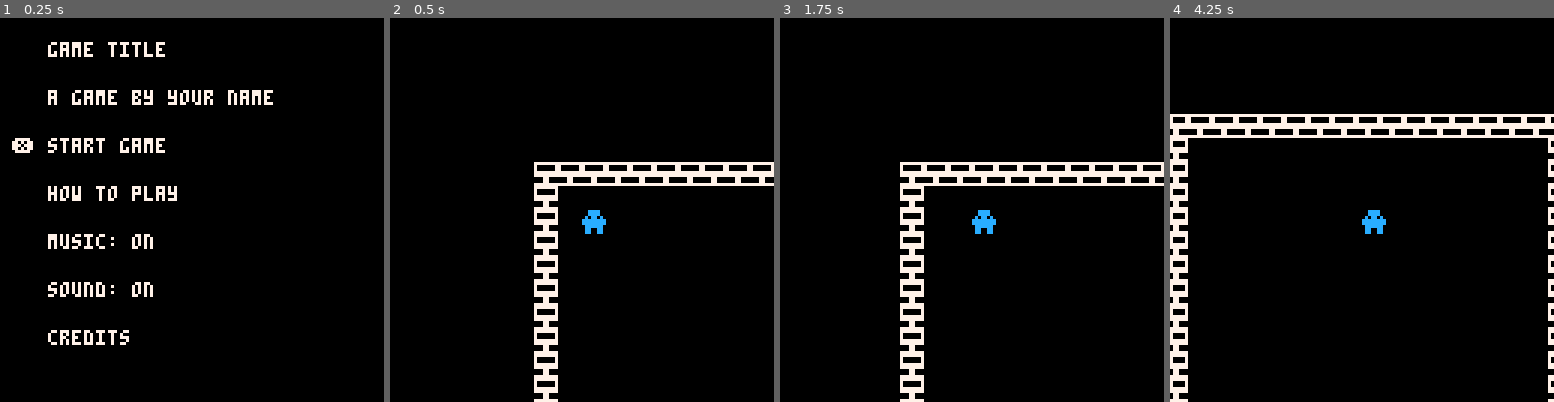
Above: before the commit, frames 1-4 (left to right).
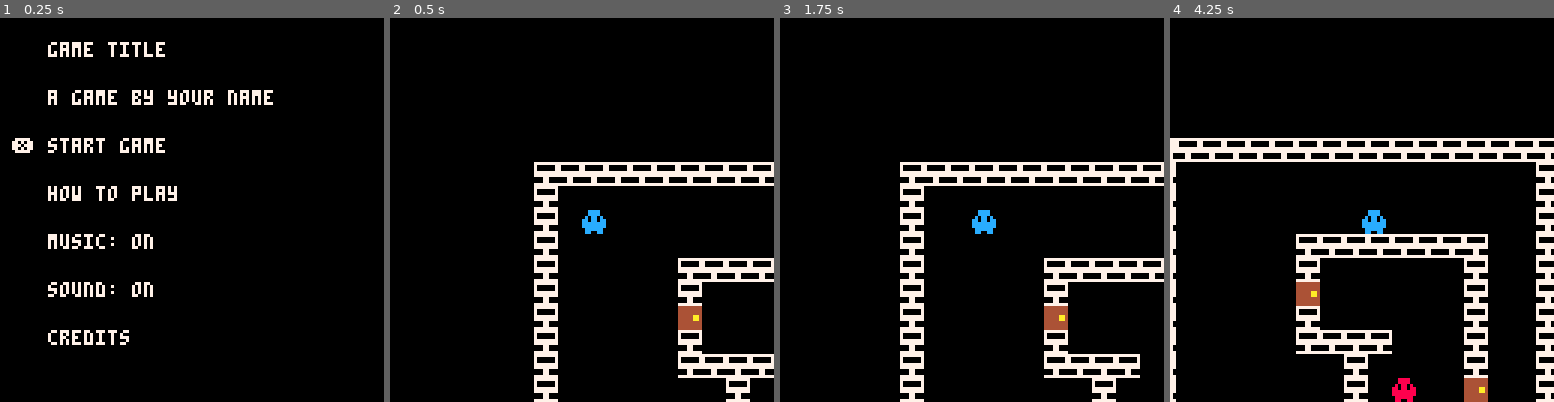
Above: after the commit, the same moments.

Repository: armstrongch/TurdTemplatePico8
Game: PICO-8 cartridge turd_template.p8
The game is run twice, just before and just after one commit, with the same random seed, the same clock (stepped at 60 frames per second) and the same inputs.
Inputs:
- Up to frame 1 (0.25 s): no input
- Up to frame 2 (0.5 s): tap X (X key) at 0.33 s
- Up to frame 3 (1.75 s): tap X (X key) at 1.07 s; hold Right from 1.6 s (still down)
- Up to frame 4 (4.25 s): tap X (X key) at 1.85, 2.97, 4.08 s; release Right at 2.1 s; hold Up 2.15-2.42 s; hold Right 2.47-3.03 s; hold Left 3.08-3.58 s; hold Down 3.63-3.97 s; hold Right from 4.02 s (still down)

Frame 1 is identical in both runs. In frame 2, 3.1% of the frame differs, in the area x 50-100%, y 52-100%; in frame 3, 3.4%; in frame 4, 17%, in the area x 0-100%, y 25-100%.

Commit message:
added dialogue and doors

Diff:
--- /dev/null
+++ b/dialogue.lua
@@ -0,0 +1,103 @@
+selected_conversation = -1
+selected_response_index = 1
+
+function show_game_state()
+	state = "playgame"
+end
+
+function show_conversation(collision_object, obj_convo_index)
+	local counter = 0
+	for c in all(conversations) do
+		if (c.sprite == collision_object) then
+			if counter == obj_convo_index then
+				state = "dialogue"
+				selected_conversation = c
+				selected_response_index = 1
+				break
+			else
+				counter += 1
+			end
+		end
+	end
+end
+
+conversations =
+{
+	{
+		text = { "hello, how are you?" },
+		responses =
+		{
+			{ "i am good.", "show_convo", 2 },
+			{ "i am not so good.", "show_convo", 1 },
+		},
+		sprite = 3,
+	},
+	{
+		text = { "sorry to hear that,", "i hope you feel better soon" },
+		responses = {
+			{ "thanks", "end_conversation" }
+		},
+		sprite = 3,
+	},
+	{
+		text = { "have a great day." },
+		responses = {
+			{ "thanks", "end_conversation" }
+		},
+		sprite = 3,
+	},
+	{
+		text = { "go through the door?" },
+		responses = {
+			{ "yes", "go_through_door" },
+			{ "no", "end_conversation" }
+		},
+		sprite = 4,
+	},
+}
+
+function update_dialogue()
+	if btnp(2) then
+		selected_response_index -= 1
+		if selected_response_index < 1 then
+			selected_response_index = #selected_conversation.responses
+		end
+	elseif btnp(3) then
+		selected_response_index += 1
+		if selected_response_index > #selected_conversation.responses then
+			selected_response_index = 1
+		end
+	end
+
+	if btnp(5) then
+		local action = selected_conversation.responses[selected_response_index][2]
+		if action == "end_conversation" then
+			show_game_state()
+		elseif action == "show_convo" then
+			show_conversation(selected_conversation.sprite, selected_conversation.responses[selected_response_index][3])
+		elseif action == "go_through_door" then
+			move_one_space_in_dir(player, player.prev_move_dir)
+			move_one_space_in_dir(player, player.prev_move_dir)
+			show_game_state()
+		end
+	end
+end
+
+function draw_dialogue()
+	camera(0,0)
+	rectfill(0,0,127,127,0)
+	y_pos = 8
+
+	spr(selected_conversation.sprite, 4, y_pos)
+
+	for m in all(selected_conversation.text) do
+		print(m, 16, y_pos, 7)
+		y_pos += 16
+	end
+
+	for m in all(selected_conversation.responses) do
+		print(m[1], 16, y_pos, 7)
+		y_pos += 16
+	end
+	print("❎", 4, (#selected_conversation.text + selected_response_index)*16 - 8, 7)
+end
--- a/gameobject.lua
+++ b/gameobject.lua
@@ -15,8 +15,27 @@
 		sprite_index = in_sprite_index,
 		x_speed = 0,
 		y_speed = 0,
-		move_speed = 2,
+		move_speed = 2
 	}
 
 	return game_object
 end
+
+function cardinal_dir_to_coord(angle)
+	local coord = {x = 0, y = 0}
+
+	if (angle == 0) then coord.x = 1
+	elseif (angle == 90) then coord.y = -1
+	elseif (angle == 180) then coord.x = -1
+	elseif (angle == 270) then coord.y = 1 end
+
+	return coord
+end
+
+
+
+function move_one_space_in_dir(game_object, dir)
+	local coord = cardinal_dir_to_coord(dir)
+	game_object.target_x += coord.x*8
+	game_object.target_y += coord.y*8
+end
--- a/gamestate.lua
+++ b/gamestate.lua
@@ -15,6 +15,8 @@
 		update_howtoplay()
 	elseif state == "playgame" then
 		update_playgame()
+	elseif state == "dialogue" then
+		update_dialogue()
 	end
 end
 
@@ -23,4 +25,5 @@
 	if state == "credits" then draw_credits() end
 	if state == "howtoplay" then draw_howtoplay() end
 	if state == "playgame" then draw_playgame() end
+	if state == "dialogue" then draw_dialogue() end
 end
--- a/menu.lua
+++ b/menu.lua
@@ -61,7 +61,6 @@
 		y_pos += 16
 	end
 	print("❎", 4, selected_menu_item_index*16 - 8, 7)
-
 end
 
 function update_credits()
--- a/playgame.lua
+++ b/playgame.lua
@@ -49,21 +49,35 @@
 	end
 end
 
+collision_map_sprites = { 1, 3, 4}
+
 function update_player(o)
 	if ((o.target_x == o.x) and (o.target_y == o.y)) then
 		if btn(0) then
 			o.target_x -= 8
+			o.prev_move_dir = 180
 		elseif btn(1) then
 			o.target_x += 8
+			o.prev_move_dir = 0
 		elseif btn(2) then
 			o.target_y -= 8
+			o.prev_move_dir = 90
 		elseif btn(3) then
 			o.target_y += 8
+			o.prev_move_dir = 270
 		end
+
+
 	end
-	if (mget(o.target_x/8, o.target_y/8) == 1) then
-		o.target_x = o.x
-		o.target_y = o.y
+
+	local target_space = mget(o.target_x/8, o.target_y/8)
+
+	for s in all(collision_map_sprites) do
+		if (target_space == s) then
+			o.target_x = o.x
+			o.target_y = o.y
+			show_conversation(target_space, 0)
+		end
 	end
 
 end
--- a/turd_template.p8
+++ b/turd_template.p8
@@ -6,16 +6,16 @@
 #include playgame.lua
 #include audio.lua
 #include gameobject.lua
-
+#include dialogue.lua
 __gfx__
-000000007777777700cccc0000000000000000000000000000000000000000000000000000000000000000000000000000000000000000000000000000000000
-000000007000000700cccc0000000000000000000000000000000000000000000000000000000000000000000000000000000000000000000000000000000000
-00000000700000070c0cc0c000000000000000000000000000000000000000000000000000000000000000000000000000000000000000000000000000000000
-0000000077777777cccccccc00000000000000000000000000000000000000000000000000000000000000000000000000000000000000000000000000000000
-0000000077777777cccccccc00000000000000000000000000000000000000000000000000000000000000000000000000000000000000000000000000000000
-00000000000770000cccccc000000000000000000000000000000000000000000000000000000000000000000000000000000000000000000000000000000000
-00000000000770000cc00cc000000000000000000000000000000000000000000000000000000000000000000000000000000000000000000000000000000000
-00000000777777770cc00cc000000000000000000000000000000000000000000000000000000000000000000000000000000000000000000000000000000000
+000000007777777700cccc0000888800444444440000000000000000000000000000000000000000000000000000000000000000000000000000000000000000
+000000007000000700cccc0000888800444444440000000000000000000000000000000000000000000000000000000000000000000000000000000000000000
+00000000700000070c0cc0c008088080444444440000000000000000000000000000000000000000000000000000000000000000000000000000000000000000
+0000000077777777cc0cc0cc8808808844444aa40000000000000000000000000000000000000000000000000000000000000000000000000000000000000000
+0000000077777777cccccccc8888888844444aa40000000000000000000000000000000000000000000000000000000000000000000000000000000000000000
+0000000000077000cccccccc88888888444444440000000000000000000000000000000000000000000000000000000000000000000000000000000000000000
+00000000000770000cccccc008888880444444440000000000000000000000000000000000000000000000000000000000000000000000000000000000000000
+00000000777777770cc00cc008800880444444440000000000000000000000000000000000000000000000000000000000000000000000000000000000000000
 00000000000000000000000000000000000000000000000000000000000000000000000000000000000000000000000000000000000000000000000000000000
 00000000000000000000000000000000000000000000000000000000000000000000000000000000000000000000000000000000000000000000000000000000
 00000000000000000000000000000000000000000000000000000000000000000000000000000000000000000000000000000000000000000000000000000000
@@ -110,15 +110,15 @@
 0100000000000000000000000000000001000000000000000000000000000000010000000000000000000000000000000100000000000000000000000000000000000000000000000000000000000000000000000000000000000000000000000000000000000000000000000000000000000000000000000000000000000000
 0100000000000000000000000000000001000000000000000000000000000000010000000000000000000000000000000100000000000000000000000000000000000000000000000000000000000000000000000000000000000000000000000000000000000000000000000000000000000000000000000000000000000000
 0100000000000000000000000000000001000000000000000000000000000000010000000000000000000000000000000100000000000000000000000000000000000000000000000000000000000000000000000000000000000000000000000000000000000000000000000000000000000000000000000000000000000000
-0100000000000000000000000000000001000000000000000000000000000000010000000000000000000000000000000100000000000000000000000000000000000000000000000000000000000000000000000000000000000000000000000000000000000000000000000000000000000000000000000000000000000000
-0100000000000000000000000000000001000000000000000000000000000000010000000000000000000000000000000100000000000000000000000000000000000000000000000000000000000000000000000000000000000000000000000000000000000000000000000000000000000000000000000000000000000000
-0100000000000000000000000000000001000000000000000000000000000000010000000000000000000000000000000100000000000000000000000000000000000000000000000000000000000000000000000000000000000000000000000000000000000000000000000000000000000000000000000000000000000000
-0100000000000000000000000000000001000000000000000000000000000000010000000000000000000000000000000100000000000000000000000000000000000000000000000000000000000000000000000000000000000000000000000000000000000000000000000000000000000000000000000000000000000000
-0100000000000000000000000000000001000000000000000000000000000000010000000000000000000000000000000100000000000000000000000000000000000000000000000000000000000000000000000000000000000000000000000000000000000000000000000000000000000000000000000000000000000000
-0100000000000000000000000000000001000000000000000000000000000000010000000000000000000000000000000100000000000000000000000000000000000000000000000000000000000000000000000000000000000000000000000000000000000000000000000000000000000000000000000000000000000000
-0100000000000000000000000000000001000000000000000000000000000000010000000000000000000000000000000100000000000000000000000000000000000000000000000000000000000000000000000000000000000000000000000000000000000000000000000000000000000000000000000000000000000000
-0100000000000000000000000000000001000000000000000000000000000000010000000000000000000000000000000100000000000000000000000000000000000000000000000000000000000000000000000000000000000000000000000000000000000000000000000000000000000000000000000000000000000000
-0100000000000000000000000000000001000000000000000000000000000000010000000000000000000000000000000100000000000000000000000000000000000000000000000000000000000000000000000000000000000000000000000000000000000000000000000000000000000000000000000000000000000000
+0100000000000101010101010101000001000000000000000000000000000000010000000000000000000000000000000100000000000000000000000000000000000000000000000000000000000000000000000000000000000000000000000000000000000000000000000000000000000000000000000000000000000000
+0100000000000100000000000001000001000000000000000000000000000000010000000000000000000000000000000100000000000000000000000000000000000000000000000000000000000000000000000000000000000000000000000000000000000000000000000000000000000000000000000000000000000000
+0100000000000400000000000001000001000000000000000000000000000000010000000000000000000000000000000100000000000000000000000000000000000000000000000000000000000000000000000000000000000000000000000000000000000000000000000000000000000000000000000000000000000000
+0100000000000100000000000001000001000000000000000000000000000000010000000000000000000000000000000100000000000000000000000000000000000000000000000000000000000000000000000000000000000000000000000000000000000000000000000000000000000000000000000000000000000000
+0100000000000101010100000001000001000000000000000000000000000000010000000000000000000000000000000100000000000000000000000000000000000000000000000000000000000000000000000000000000000000000000000000000000000000000000000000000000000000000000000000000000000000
+0100000000000000010000000001000001000000000000000000000000000000010000000000000000000000000000000100000000000000000000000000000000000000000000000000000000000000000000000000000000000000000000000000000000000000000000000000000000000000000000000000000000000000
+0100000000000000010003000004000001000000000000000000000000000000010000000000000000000000000000000100000000000000000000000000000000000000000000000000000000000000000000000000000000000000000000000000000000000000000000000000000000000000000000000000000000000000
+0100000000000000010000000001000001000000000000000000000000000000010000000000000000000000000000000100000000000000000000000000000000000000000000000000000000000000000000000000000000000000000000000000000000000000000000000000000000000000000000000000000000000000
+0100000000000000010101010101000001000000000000000000000000000000010000000000000000000000000000000100000000000000000000000000000000000000000000000000000000000000000000000000000000000000000000000000000000000000000000000000000000000000000000000000000000000000
 0100000000000000000000000000000001000000000000000000000000000000010000000000000000000000000000000100000000000000000000000000000000000000000000000000000000000000000000000000000000000000000000000000000000000000000000000000000000000000000000000000000000000000
 0100000000000000000000000000000001000000000000000000000000000000010000000000000000000000000000000100000000000000000000000000000000000000000000000000000000000000000000000000000000000000000000000000000000000000000000000000000000000000000000000000000000000000
 0100000000000000000000000000000001000000000000000000000000000000010000000000000000000000000000000100000000000000000000000000000000000000000000000000000000000000000000000000000000000000000000000000000000000000000000000000000000000000000000000000000000000000
